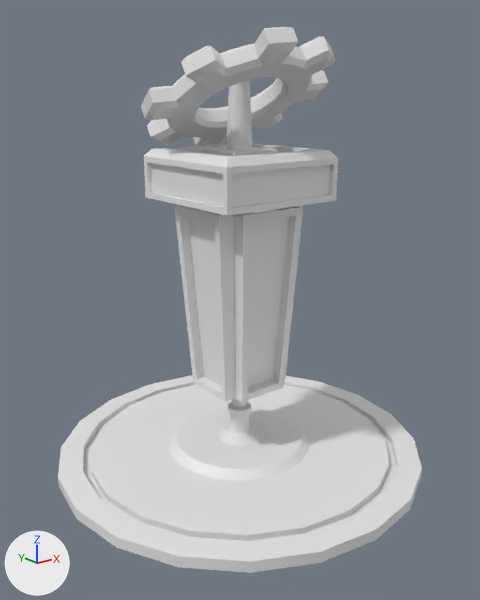
Two versions of the FBX model Mortier FU/Assets/01_Art/Meshes/SM_Settings_Building.fbx, one commit apart.
One viewpoint serves both versions: a camera (50 mm lens) standing at (-9.93, -12.19, 9.02) and looking at (-0.3, -0.15, 4.2). Every picture has the same lights, and +X, +Y and +Z are marked at lower left. The older version comes first. Where no turn or scale is listed for an object, it has been applied to the vertices.

Objects in the first picture: 'SM_Settings_Base', 'SM_Settings_Building', 'SM_Settings_Gear'.
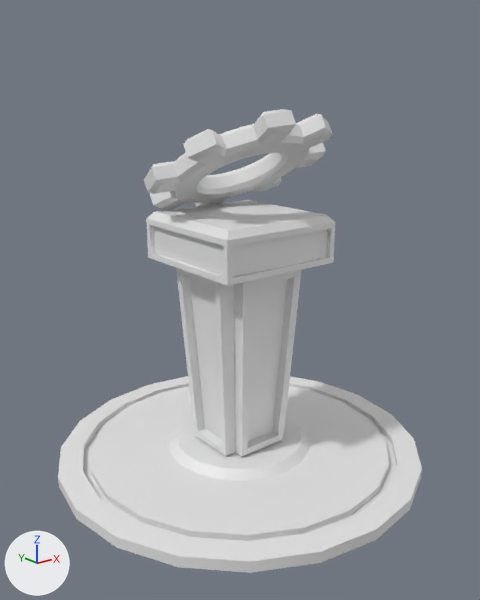
Boxes (x1, y1, x2, y2) around the edits, measured in the pictures (480 x 600 px; the box of a moved part takes in the faces that stretch with it):
'SM_Settings_Building', reshaped (30% shorter)
    before: (144, 80, 338, 446)
    after: (146, 200, 335, 456)
'SM_Settings_Gear', moved
    before: (141, 27, 336, 146)
    after: (144, 109, 333, 210)
part 1 of me_cylinder_001, moved or reshaped
    before: (174, 205, 304, 402)
    after: (176, 268, 301, 456)
part 2 of me_cylinder_001, added
    after: (146, 200, 335, 286)
part 3 of me_cylinder_001, deleted
    before: (219, 398, 260, 446)
part 4 of me_cylinder_001, deleted
    before: (201, 80, 278, 156)
part 5 of me_cylinder_001, deleted
    before: (144, 143, 338, 216)

What the commit changed:
me_cylinder_001 is used by ob_sm_settings_building; location (-0.14, 0.07, 0.7).
me_cylinder_001 had 321 vertices, 279 faces and spanned x -1.6..1.6, y -1.6..1.6, z -0.32..8.94.
me_cylinder_001 now has 104 vertices, 94 faces and spans x -1.6..1.6, y -1.6..1.6, z -0.26..5.57.
me_cylinder_001 part 1: the loose piece of 56 vertices spanning x -1.26..1.26, y -1.23..1.23, z 1.22..5.79 is moved by (0.0, 0.0, -1.48).
me_cylinder_001 part 2: a new loose piece of 48 vertices spanning x -1.6..1.6, y -1.6..1.6, z 4.43..5.57, in mat_settings_building (white #e7e7e7).
me_cylinder_001 part 3: the loose piece of 140 vertices spanning x -0.56..0.56, y -0.56..0.56, z -0.32..1.08 is deleted.
me_cylinder_001 part 4: the loose piece of 57 vertices spanning x -0.69..0.69, y -0.69..0.69, z 5.91..8.94 is deleted.
me_cylinder_001 part 5: the loose piece of 52 vertices spanning x -1.6..1.6, y -1.6..1.6, z 5.91..7.05 is deleted.
Other edits to the shape of me_cylinder_001 do not show in these pictures.
Object 'SM_Settings_Gear' (ob_sm_settings_gear) moves from (-0.11, 0.53, 9.65) to (-0.11, 0.53, 8.07).
